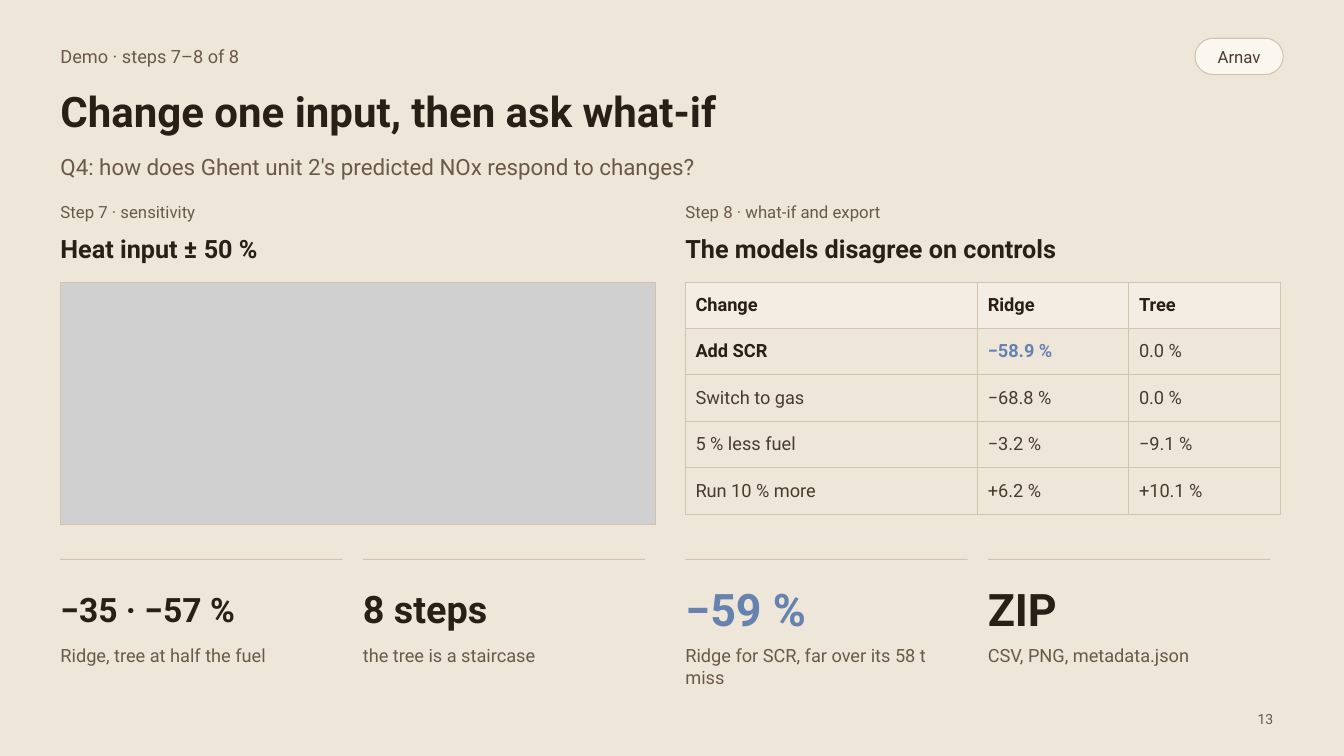
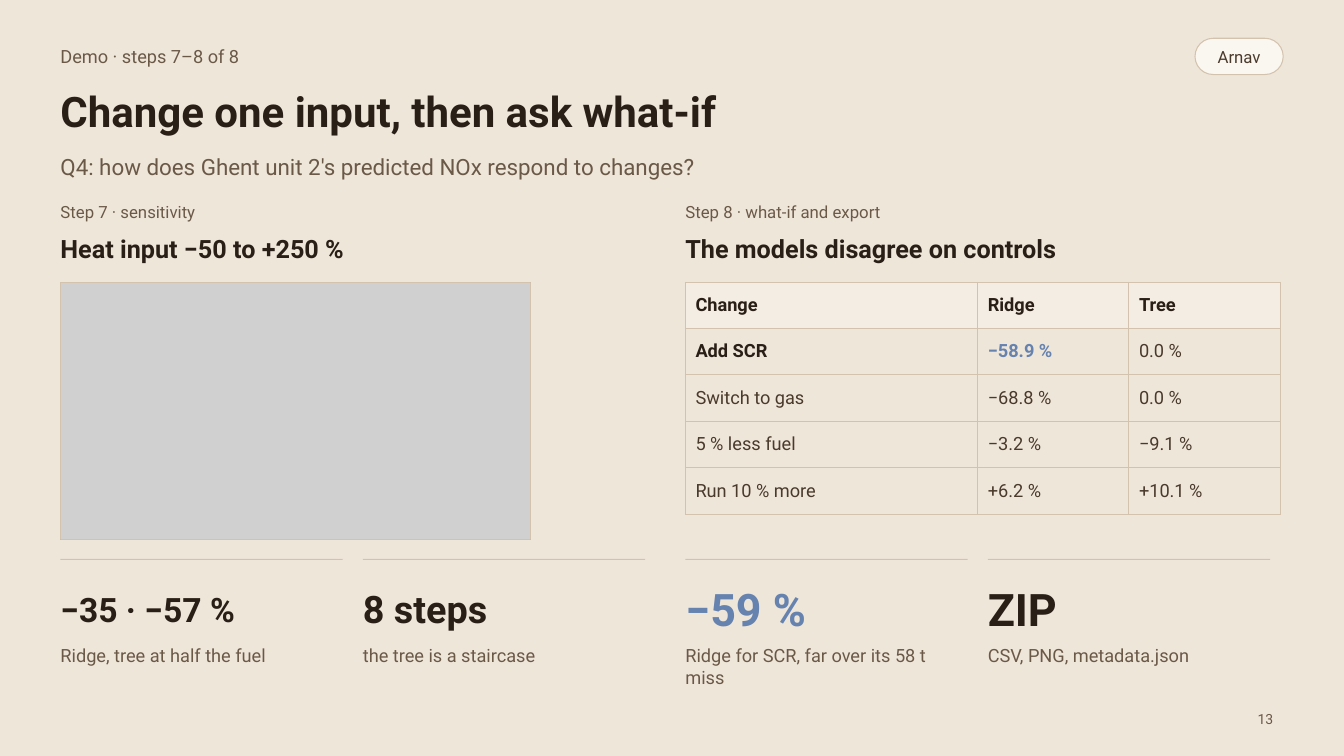
Before and after one commit to raajbanga/epaData, a slide deck: slide 13 of report/phase2/slides/epaData-slides.pptx. Drawn at 1344x756 pixels with LibreOffice and Linux fonts; fonts in the diff are those of the drawing; grey boxes stand for pictures. Boxes give left, top, right and bottom in pixels: in the first picture for what was removed or moved away, otherwise in the second. Text is boxed around its words. In the diff, an @@ line names an element or a change of style, - is before the commit and + after.

Commit message:
feat(predict): finish §6 sensitivity and scenarios; audit fixes
Sensitivity takes a minimum, maximum, and step (a % of the baseline or
the input's own unit), corrects a reversed range or bad step and says so,
and marks the baseline with a dot and reference lines at its input and at
each model's prediction. Group curves shade where units leave the training
range. Scenarios add a combined high-efficiency change and a load-only
+10 %, show each model's baseline, flag changes outside the training data,
and export baseline, prediction, and absolute and percent change.

Fixes: chart PNGs for HTML and canvas charts, What-if export metadata
naming both models, stored results versioned by TRACI factors and code,
and one change description shared by Upload and Retrieve. Removes dead
code and unused exports and shares number formatting.

Report, figures, slides, and docs brought up to date: test counts,
glossary, the result_cache table, and the What-if screens.

```diff
--- a/report/phase2/slides/epaData-slides.pptx
+++ b/report/phase2/slides/epaData-slides.pptx
@@ text at [60,239,319,263]: text changed @@
-Heat input ± 50 %
+Heat input −50 to +250 %
@@ picture: place and size @@
-picture at [60,282,655,524]
+picture at [60,282,530,539]
@@ rectangle: place and size @@
-rectangle at [60,282,655,524]
+rectangle at [60,282,530,539]
```
Also in this commit, not shown: 1 other slide changed, 47 other files.
